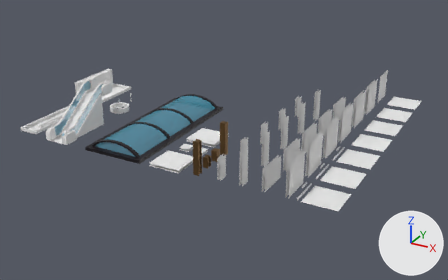
Two versions of the Blender file Assets/VXR1161/Models/DealStealer-ModelKit.blend, one commit apart.
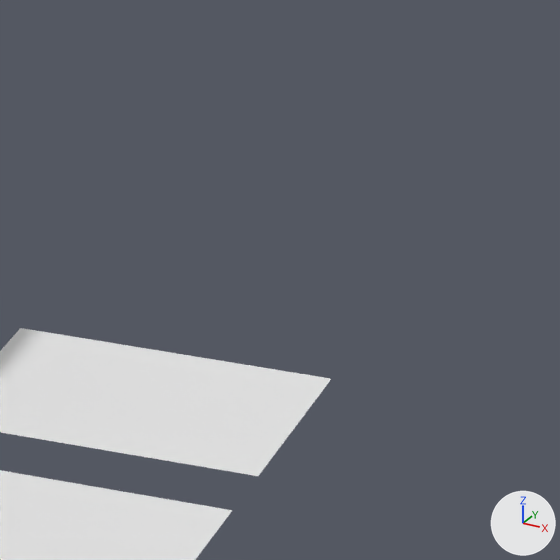
The first picture shows the older version from a 50 mm lens placed at (11.8, -39.1, 23.2), pointed at (-16.5, 12.5, -2.5). The close-ups show the older and then the newer version on the part from 88% to 99% of the width and 24% to 42% of the height of that picture. Only the edits that show in the close-ups are written down. The lights are fixed; the arrows at lower right show +X, +Y and +Z.

Objects in the first close-up: 'Floor Tile E', 'Floor Tile F'.
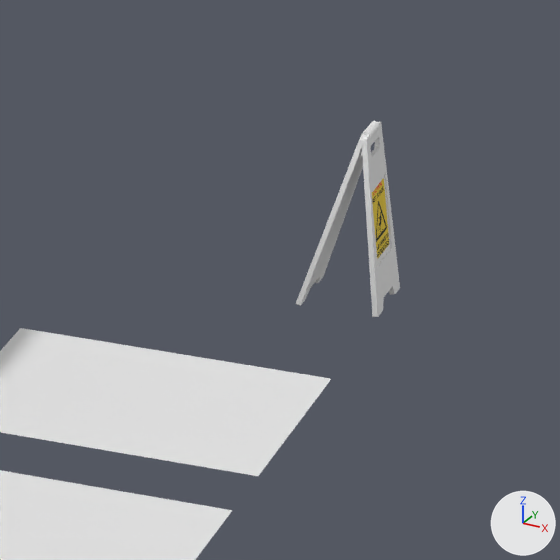
Boxes [x1, y1, x2, y2] around the edits, measured in the close-ups (560 x 560 px):
'Wet Floor Sign', added: after [361, 121, 400, 317]
    faces in mat_trim_sheet (its picture is missing): [361, 121, 400, 317]
    faces in mat_wet_floor_graphic (its picture is missing): [372, 178, 389, 259]
'Wet Floor Sign.001', added: after [296, 134, 366, 306]

The edits, one by one:
Picture 'Slippery Floor Sign.png' (img_slippery_floor_sign_png) is new.
Material 'Wet Floor.Graphic' (mat_wet_floor_graphic) is new.
Uses the picture img_slippery_floor_sign_png.
Mesh me_plane_001 is new.
It has 124 vertices, 94 faces and spans x -0.42..0.0, y 0.0..1.0, z -0.01..1.74.
Faces by material slot: [93, 1].
It uses material mat_trim_sheet (its picture is missing).
It uses material mat_wet_floor_graphic (its picture is missing).
Mesh me_plane is new.
It has 142 vertices, 110 faces and spans x -0.45..0.0, y 0.0..1.0, z -0.01..1.76.
Faces by material slot: [109, 1].
It uses material mat_trim_sheet (its picture is missing).
It uses material mat_wet_floor_graphic (its picture is missing).
Object 'Wet Floor Sign.001' (ob_wet_floor_sign_001) is new; it shows me_plane_001.
Its location is (-0.8, 30.0, 0.0).
Its rotation in degrees is (0, 0, 180).
Object 'Empty' (ob_empty) is new.
Its location is (0.636, 29.5, 0.838).
Its rotation in degrees is (0, -90, 0).
Its scale is (-0.664, 0.577, 0.577).
Object 'Wet Floor Sign' (ob_wet_floor_sign) is new; it shows me_plane.
Its location is (0.0, 29.0, 0.0).
